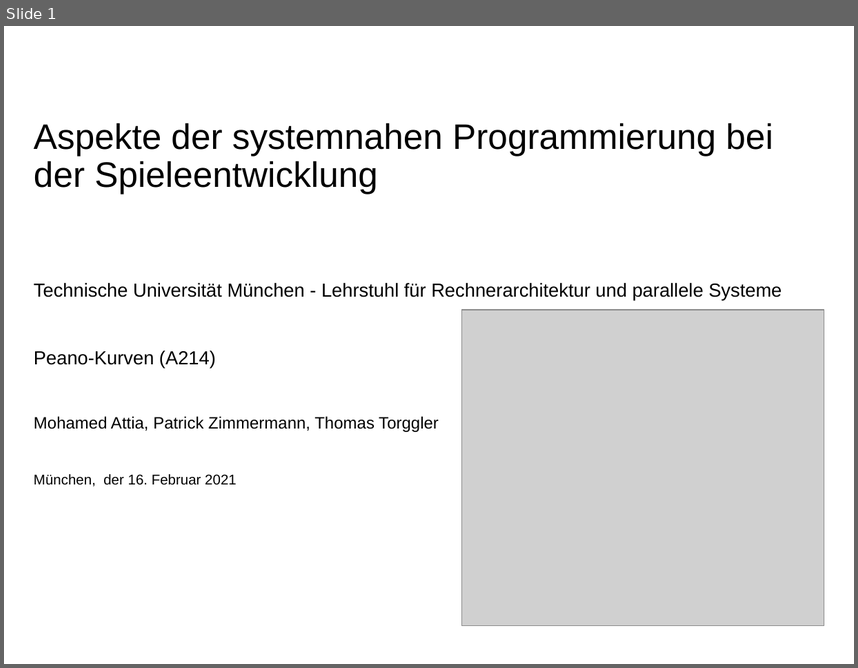
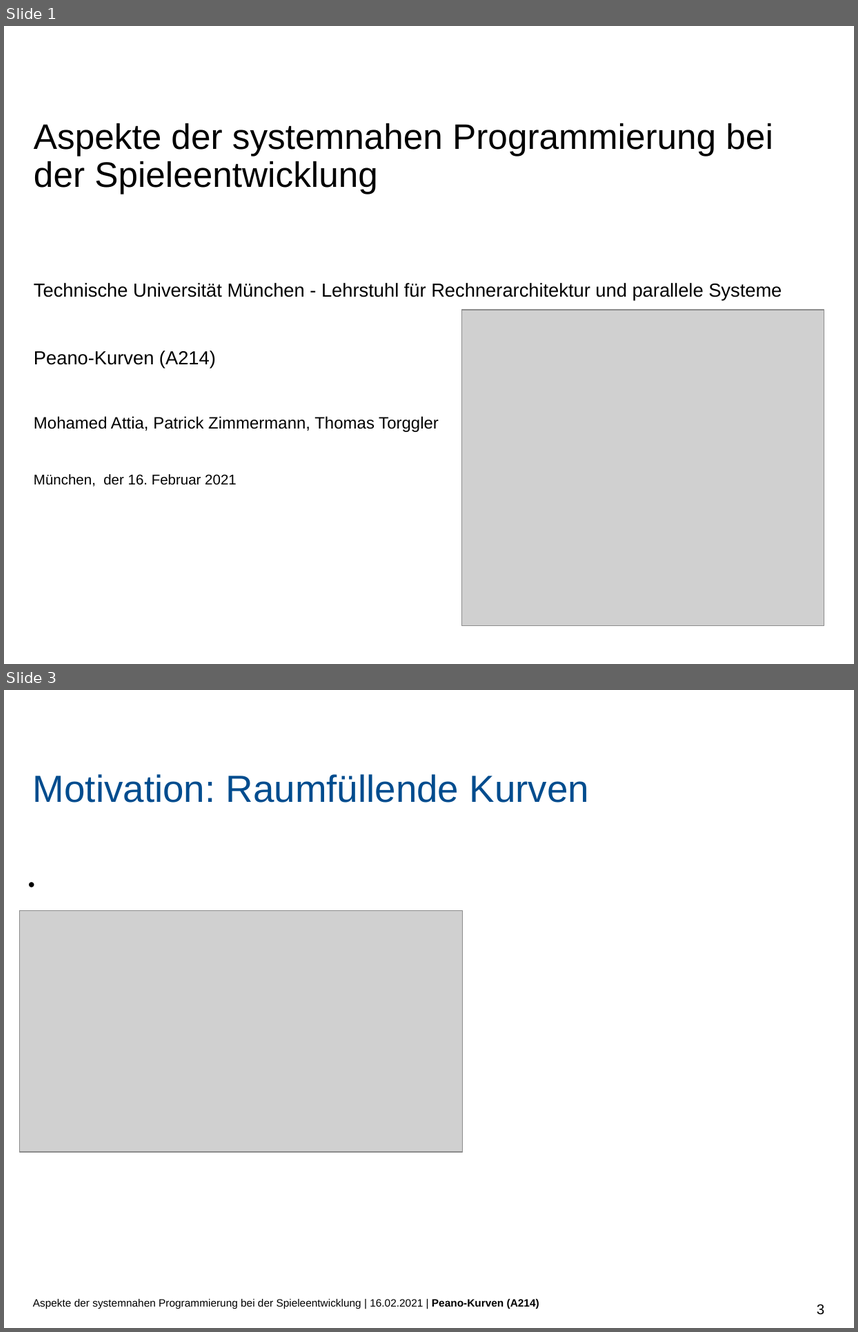
Before and after one commit to PaddlePad/ASP-Peano, a slide deck: Ausarbeitung/präzi.pptx. Shown one above the other, each under a label of ours: slide 1 before the commit, slides 1 and 3 after it; the slides between them are not shown. The pictures are 858x668 and 858x1332 pixels, drawn with LibreOffice and Linux fonts; fonts in the diff are those of the drawing; grey boxes stand for pictures; background and template pictures are left out. Boxes give left, top, right and bottom in pixels: in the first picture for what was removed or moved away, otherwise in the second. Text is boxed around its words. In the diff, an @@ line names an element or a change of style, - is before the commit and + after.

```diff
--- a/Ausarbeitung/präzi.pptx
+++ b/Ausarbeitung/präzi.pptx
@@ slide 3 added at (4, 690, 854, 1328), background #FFFFFF @@
@@ text added at (33, 774, 589, 802), 32 pt, text #004C8E @@
+Motivation: Raumfüllende Kurven
@@ text added at (27, 869, 819, 1290), 16 pt, text #000000 @@
+•
@@ picture added at (20, 911, 463, 1152) @@
@@ text added at (33, 1298, 539, 1308), 9 pt, text #000000 @@
+Aspekte der systemnahen Programmierung bei der Spieleentwicklung | 16.02.2021 | Peano-Kurven (A214)
@@ page number added at (817, 1303, 824, 1314), 12 pt, text #000000 @@
+3
```
Also in this commit, not shown: 5 slides changed, 2 other slides added.
